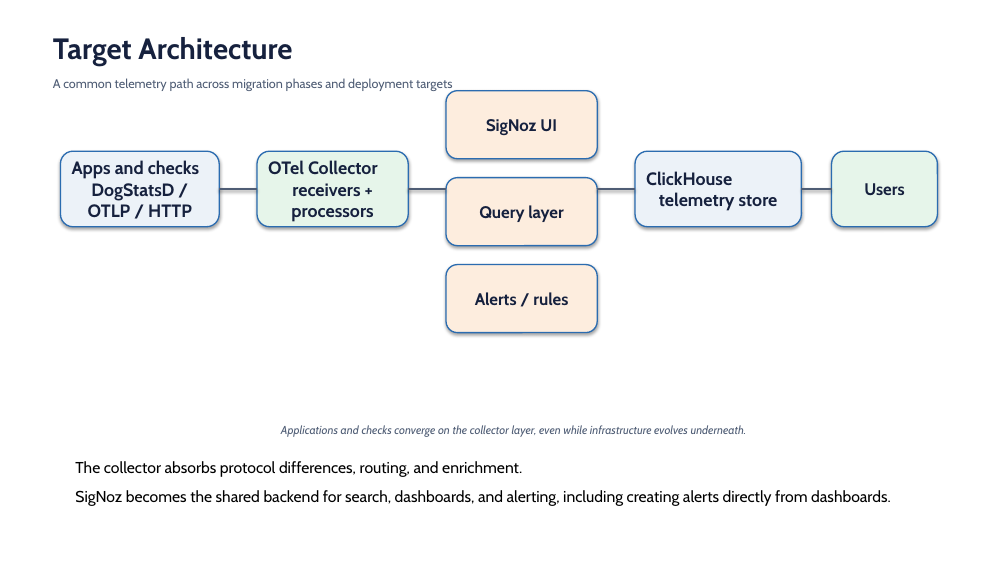
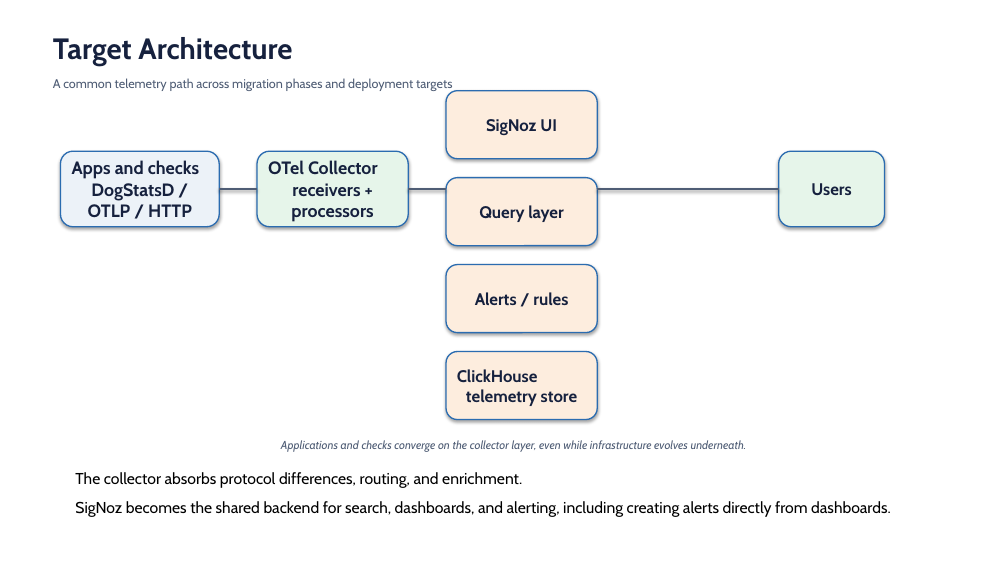
Before and after one commit to vekjja/akasa-presentation, a slide deck: slide 4 of opentelemetry-signoz-observability-stack.pptx. Drawn at 1008x567 pixels with LibreOffice and Linux fonts; fonts in the diff are those of the drawing. Boxes give left, top, right and bottom in pixels: in the first picture for what was removed or moved away, otherwise in the second. Text is boxed around its words. In the diff, an @@ line names an element or a change of style, - is before the commit and + after.

```diff
--- a/opentelemetry-signoz-observability-stack.pptx
+++ b/opentelemetry-signoz-observability-stack.pptx
@@ rounded rectangle "Users" moved from (x1=832, y1=151, x2=938, y2=227) to (x1=779, y1=151, x2=885, y2=227) @@
@@ line moved from (597, 189) - (635, 189) to (597, 189) - (779, 189) @@
@@ line removed from (802, 189) to (832, 189) @@
@@ rounded rectangle "ClickHouse telemetry store" resized from (x1=635, y1=151, x2=802, y2=227) to (x1=446, y1=352, x2=597, y2=420) @@
@@ rounded rectangle "ClickHouse telemetry store" at (x1=446, y1=352, x2=597, y2=420): size 17 to 16 pt; fill #ECF2F8 to #FDEDDE @@
@@ text "Applications and checks converge on ..." moved from (x1=281, y1=425, x2=747, y2=437) to (x1=281, y1=440, x2=747, y2=452) @@
@@ text "The collector absorbs protocol differences, ..." moved from (x1=75, y1=461, x2=891, y2=506) to (x1=75, y1=472, x2=891, y2=517) @@
```
Also in this commit, not shown: 2 other files.
